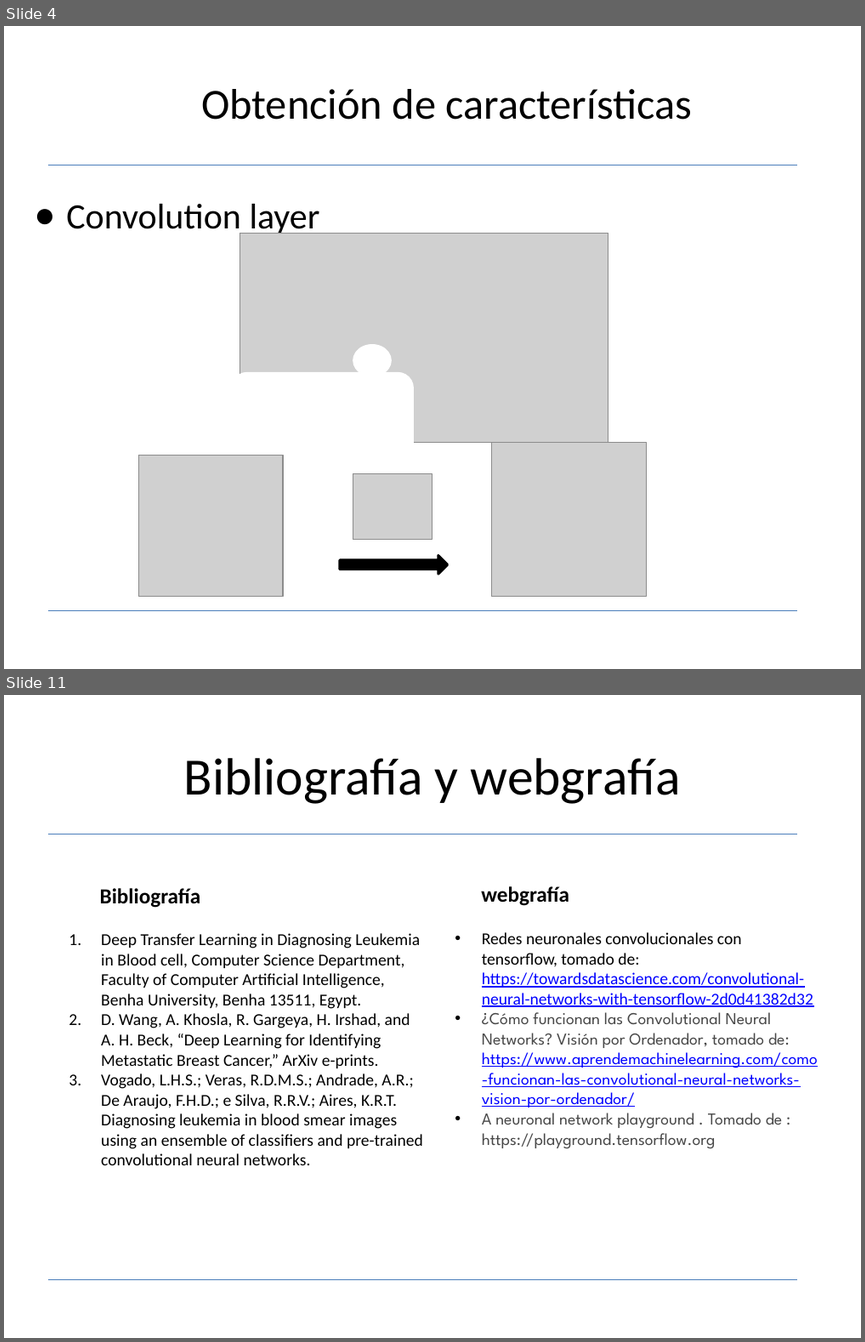
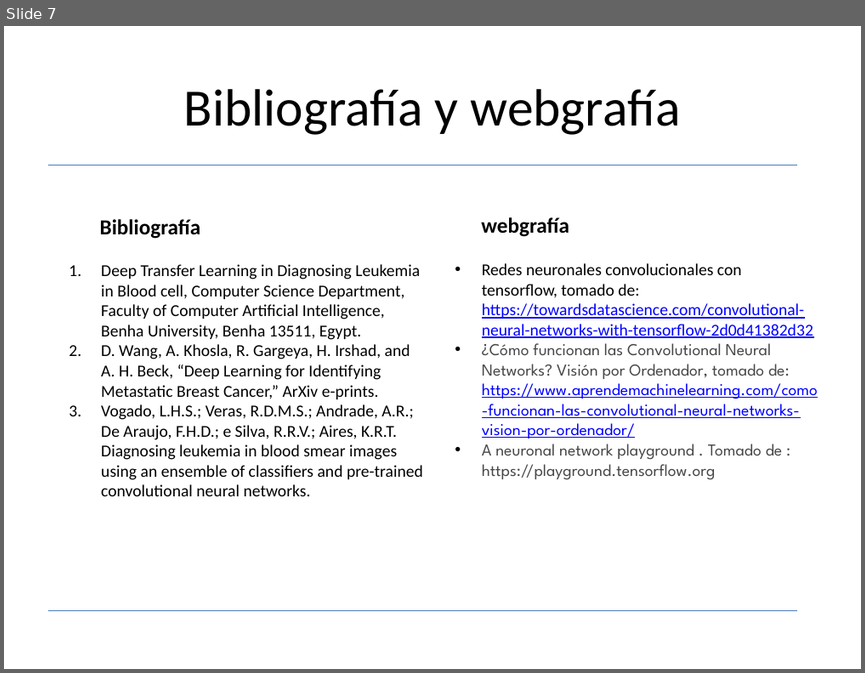
Before and after one commit to davito19/Procesamiento_Digital_De_Imagenes_I, a slide deck: Proyecto_detección_leucemia/presentacion/presentacion_tercero_final.pptx. Shown one above the other, each under a label of ours: slides 4 and 11 before the commit, slide 7 after it; the slides between them are not shown. The pictures are 865x1342 and 865x673 pixels, drawn with LibreOffice and Linux fonts; fonts in the diff are those of the drawing; grey boxes stand for pictures. Boxes give left, top, right and bottom in pixels: in the first picture for what was removed or moved away, otherwise in the second. Text is boxed around its words. In the diff, an @@ line names an element or a change of style, - is before the commit and + after.

```diff
--- a/Proyecto_detección_leucemia/presentacion/presentacion_tercero_final.pptx
+++ b/Proyecto_detección_leucemia/presentacion/presentacion_tercero_final.pptx
@@ slide 4 removed at (x1=4, y1=26, x2=861, y2=669), background #FFFFFF; not listed: 2 template elements that a slide beside it also shows @@
@@ text removed at (x1=201, y1=89, x2=692, y2=120) @@
-Obtención de características
@@ text removed at (x1=66, y1=204, x2=320, y2=238) @@
-● Convolution layer
@@ picture removed at (x1=239, y1=233, x2=608, y2=442) @@
@@ ellipse removed at (x1=352, y1=344, x2=392, y2=376) @@
@@ rounded rectangle removed at (x1=232, y1=373, x2=412, y2=461) @@
@@ picture removed at (x1=138, y1=455, x2=284, y2=596) @@
@@ picture removed at (x1=492, y1=442, x2=646, y2=596) @@
@@ picture removed at (x1=352, y1=474, x2=432, y2=540) @@
@@ right arrow removed at (x1=340, y1=556, x2=448, y2=574) @@
@@ what was slide 11 is now slide 7 @@
```
Also in this commit, not shown: 3 slides changed, 3 slides added, 6 other slides removed, 3 other files.
